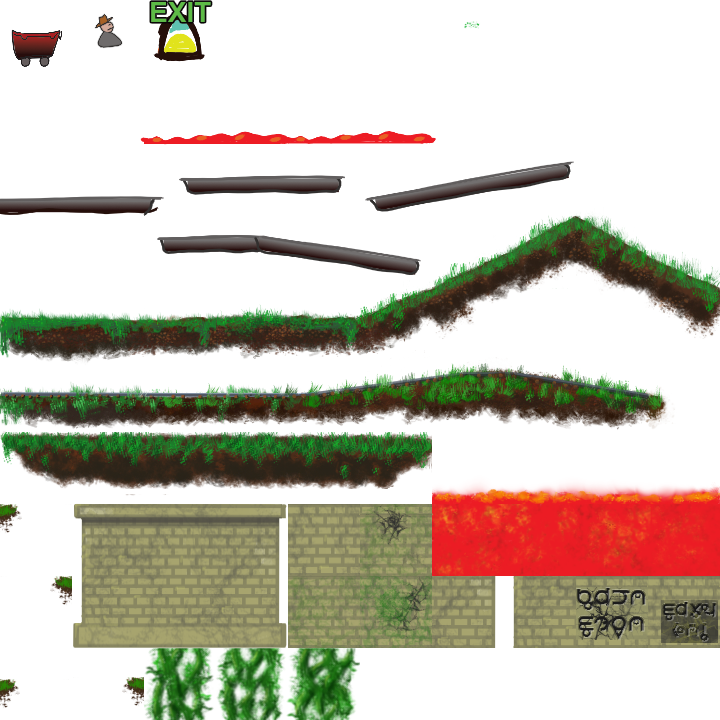
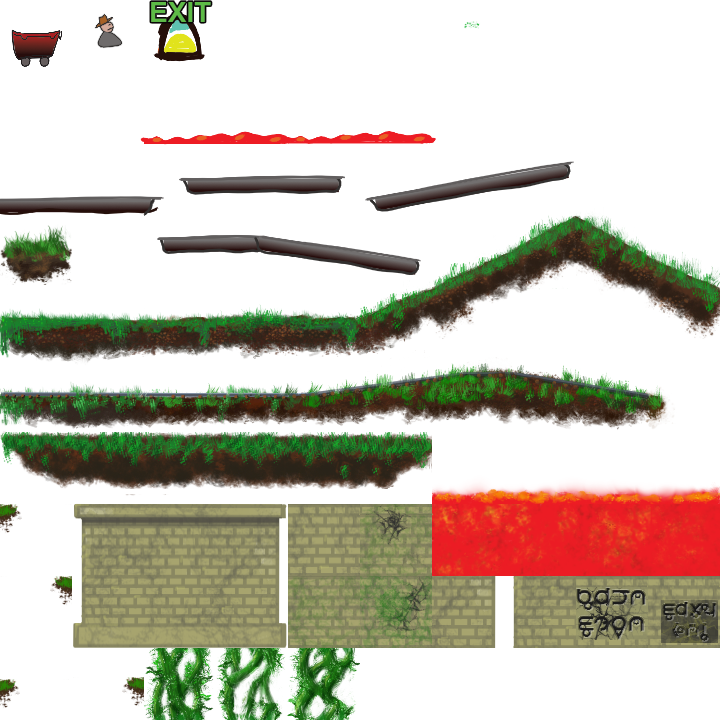
Revision of a layered 720×720 image; what changed, layer by layer:
painted on "Paint Layer 5", unmasked it over [144, 648, 360, 720]
painted on "Grass" over [0, 225, 360, 720]
painted on "Ground" over [0, 225, 356, 649]
